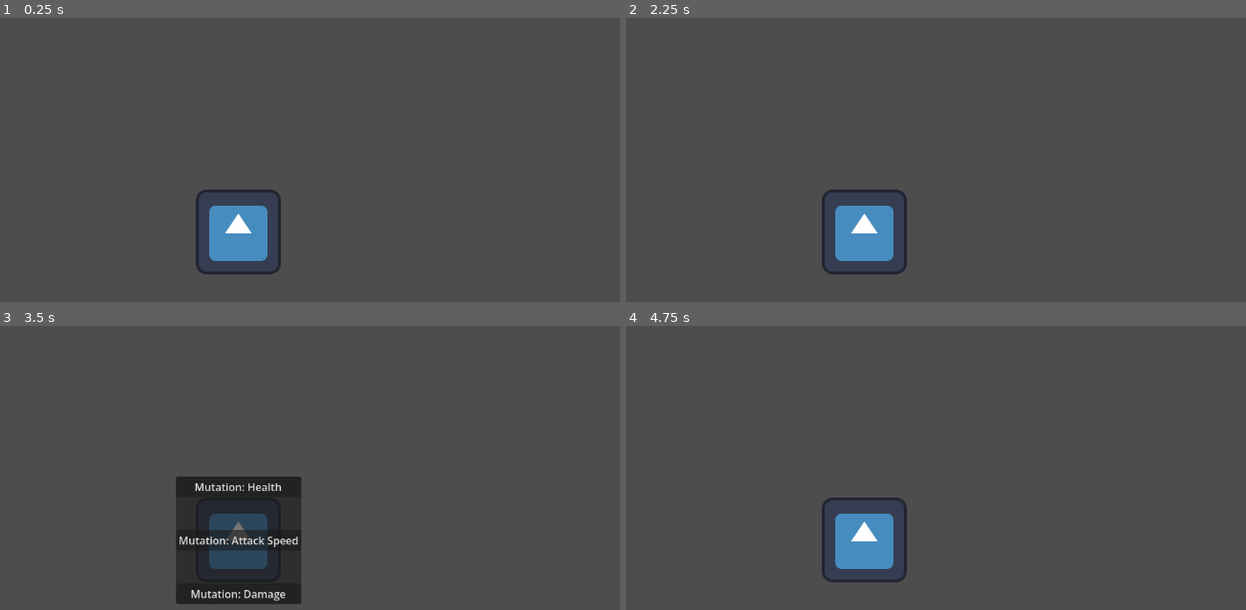
Above: before the commit, frames 1-4 (two rows, left to right).
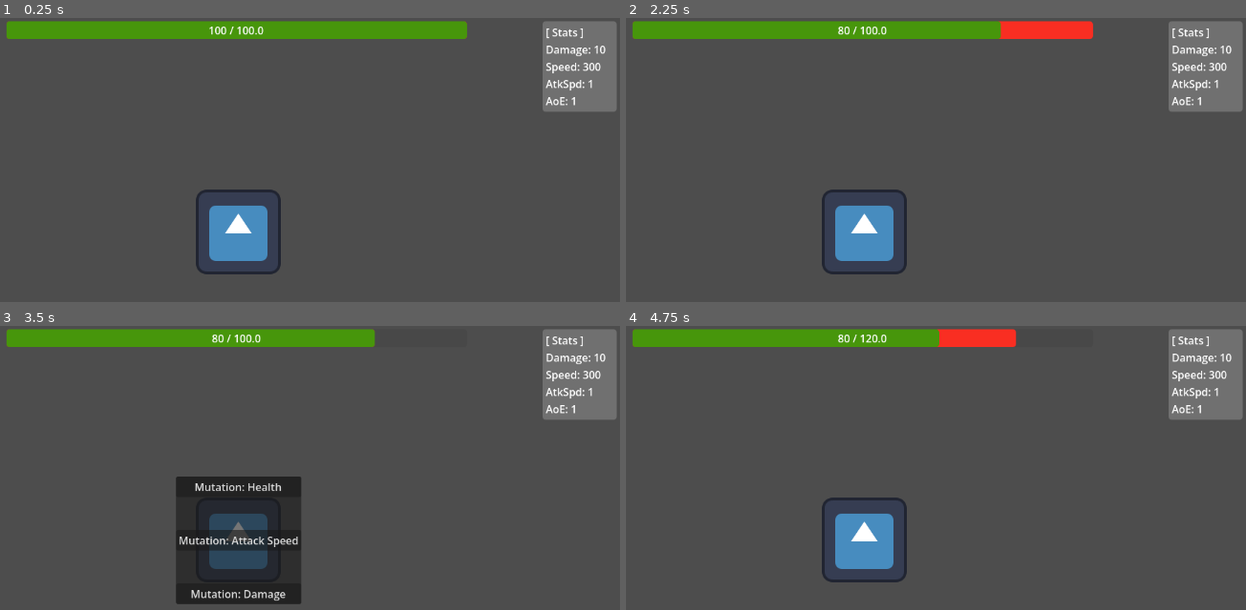
Above: after the commit, the same moments.

Repository: Gorilkral/mini-viruses
Game: Godot game, scene res://Player/Player.tscn
Same seed, same stepped clock (60 frames per second), same inputs: the game is played once before the commit and once after it. The engine's default icon, where the game draws it, is replaced by a stand-in: a white triangle on a blue panel in a dark square.
Inputs:
- Up to frame 1 (0.25 s): no input
- Up to frame 2 (2.25 s): tap Enter (ui_accept) at 0.5, 0.77, 2 s; hold Right (ui_right) 0.53-1.25 s; tap L at 0.6 s; click "Mutation: Pickup Range" at 1.25 s; hold Right (ui_right) from 2.03 s (still down); tap K at 2.1 s
- Up to frame 3 (3.5 s): tap Enter (ui_accept) at 2.27 s; release Right (ui_right) at 2.78 s; hold Left (ui_left) from 2.78 s (still down); tap L at 2.85 s
- Up to frame 4 (4.75 s): release Left (ui_left) at 3.5 s; click "Mutation: Health" at 3.5 s; tap Enter (ui_accept) at 4.25, 4.52 s; hold Right (ui_right) from 4.28 s (still down); tap K at 4.35 s

The runs differ from the first frame. In frame 1, 8.5% of the frame differs, in the area x 1-100%, y 1-33%; in frame 2, 8.5%; in frame 3, 7.5%; in frame 4, 7.7%.

Commit message:
statlar ve can bari

Diff:
--- a/mini-viruses/Player/GameOver/GameOver.tscn
+++ b/mini-viruses/Player/GameOver/GameOver.tscn
@@ -1,12 +1,12 @@
-[gd_scene load_steps=2 format=3 uid="uid://dl7ollha78yd0"]
+[gd_scene format=3 uid="uid://dl7ollha78yd0"]
 
 [ext_resource type="Script" uid="uid://bcpqky1fnqt1s" path="res://Player/GameOver/game_over.gd" id="1_n7swk"]
 
-[node name="GameOver" type="CanvasLayer"]
+[node name="GameOver" type="CanvasLayer" unique_id=1519322698]
 process_mode = 3
 script = ExtResource("1_n7swk")
 
-[node name="PanelContainer" type="PanelContainer" parent="."]
+[node name="PanelContainer" type="PanelContainer" parent="." unique_id=750531587]
 anchors_preset = 8
 anchor_left = 0.5
 anchor_top = 0.5
@@ -21,18 +21,18 @@
 size_flags_horizontal = 4
 size_flags_vertical = 4
 
-[node name="VBoxContainer" type="VBoxContainer" parent="PanelContainer"]
+[node name="VBoxContainer" type="VBoxContainer" parent="PanelContainer" unique_id=973712858]
 layout_mode = 2
 
-[node name="GameOverText" type="Label" parent="PanelContainer/VBoxContainer"]
+[node name="GameOverText" type="Label" parent="PanelContainer/VBoxContainer" unique_id=271299975]
 layout_mode = 2
 text = "Game Over"
 horizontal_alignment = 1
 
-[node name="RetryButton" type="Button" parent="PanelContainer/VBoxContainer"]
+[node name="RetryButton" type="Button" parent="PanelContainer/VBoxContainer" unique_id=1889884553]
 layout_mode = 2
 text = "Retry"
 
-[node name="QuitButton" type="Button" parent="PanelContainer/VBoxContainer"]
+[node name="QuitButton" type="Button" parent="PanelContainer/VBoxContainer" unique_id=882533022]
 layout_mode = 2
 text = "Quit"
--- a/mini-viruses/Player/Player.tscn
+++ b/mini-viruses/Player/Player.tscn
@@ -2,6 +2,7 @@
 
 [ext_resource type="Script" uid="uid://p35gaqdyvtg2" path="res://Player/player.gd" id="1_q3lat"]
 [ext_resource type="Texture2D" uid="uid://b2d1xg8naiide" path="res://icon.svg" id="2_tok1r"]
+[ext_resource type="PackedScene" uid="uid://vdb1gu6ua54d" path="res://Player/stats_ui.tscn" id="3_tok1r"]
 
 [sub_resource type="RectangleShape2D" id="RectangleShape2D_q3lat"]
 size = Vector2(127, 124)
@@ -28,3 +29,5 @@
 
 [node name="AttackTimer" type="Timer" parent="." unique_id=1804281683]
 autostart = true
+
+[node name="StatsUI" parent="." unique_id=1209921199 instance=ExtResource("3_tok1r")]
--- /dev/null
+++ b/mini-viruses/Player/stats.gd
@@ -0,0 +1,61 @@
+extends CanvasLayer
+
+@onready var stats_label = %StatsLabel
+@onready var health_bar = %HealthBar
+@onready var health_text = %HealthText
+@onready var damage_bar = %DamageBar
+
+var player: Node2D
+var previous_health: float = 100
+var damage_tween: Tween
+
+func _ready():
+	player = get_tree().get_first_node_in_group("player")
+
+	# Oyun başladığında barları eşitliyoruz ki başta saçma durmasın
+	if player:
+		previous_health = player.current_health
+		health_bar.value = player.current_health
+		damage_bar.value = player.current_health
+
+func _process(delta: float) -> void:
+	if player:
+		var current = player.current_health
+
+		# Her iki barın da maksimum canını güncelliyoruz (Level atlayınca senkronize kalsınlar)
+		health_bar.max_value = player.max_health
+		damage_bar.max_value = player.max_health
+
+		# Ana can barı animasyonsuz, her zaman güncel canı gösterir
+		health_bar.value = current
+
+		# EĞER HASAR YEDİYSEK (Canımız bir önceki kareden daha düşükse)
+		if current < previous_health:
+
+			# Eğer halihazırda çalışan bir animasyon varsa onu iptal et (titremeyi önler)
+			if damage_tween:
+				damage_tween.kill()
+
+			# Arkadaki kırmızı bar için yeni bir animasyon başlat
+			damage_tween = get_tree().create_tween()
+			damage_tween.tween_interval(0.4) # 0.4 saniye bekle (Kırmızı alan havada kalır)
+			# Ardından 0.3 saniye içinde kırmızı barı güncel cana doğru kaydır
+			damage_tween.tween_property(damage_bar, "value", current, 0.3).set_trans(Tween.TRANS_SINE)
+
+		# EĞER CANIMIZ ARTTIYSA (İyileşme veya Max Can yükselmesi)
+		elif current > previous_health:
+			damage_bar.value = current # İyileşirken arkadaki bar animasyonsuz anında dolsun
+
+		# Bir sonraki karede karşılaştırmak için güncel canı hafızaya al
+		previous_health = current
+
+		# --- YAZI GÜNCELLEMELERİ ---
+		health_text.text = str(int(round(player.current_health))) + " / " + str(round(player.max_health))
+
+		var text_to_show = "[ Stats ]\n"
+		text_to_show += "Damage: " + str(int(round(player.attack_damage))) + "\n"
+		text_to_show += "Speed: " + str(int(round(player.speed))) + "\n"
+		text_to_show += "AtkSpd: " + str(int(round(player.attack_speed))) + "\n"
+		text_to_show += "AoE: " + str(int(round(player.area_of_effect)))
+
+		stats_label.text = text_to_show
--- /dev/null
+++ b/mini-viruses/Player/stats_ui.tscn
@@ -0,0 +1,104 @@
+[gd_scene format=3 uid="uid://vdb1gu6ua54d"]
+
+[ext_resource type="Script" uid="uid://go7q5x0phs35" path="res://Player/stats.gd" id="1_m7hk8"]
+
+[sub_resource type="StyleBoxFlat" id="StyleBoxFlat_m7hk8"]
+content_margin_left = 5.0
+content_margin_top = 5.0
+content_margin_right = 5.0
+content_margin_bottom = 5.0
+bg_color = Color(0.6, 0.6, 0.6, 0.47058824)
+corner_radius_top_left = 5
+corner_radius_top_right = 5
+corner_radius_bottom_right = 5
+corner_radius_bottom_left = 5
+
+[sub_resource type="StyleBoxFlat" id="StyleBoxFlat_6fkje"]
+bg_color = Color(0.28235295, 0.28235295, 0.28235295, 1)
+corner_radius_top_left = 5
+corner_radius_top_right = 5
+corner_radius_bottom_right = 5
+corner_radius_bottom_left = 5
+
+[sub_resource type="StyleBoxFlat" id="StyleBoxFlat_so4h8"]
+bg_color = Color(0.9764706, 0.18039216, 0.13333334, 1)
+corner_radius_top_left = 5
+corner_radius_top_right = 5
+corner_radius_bottom_right = 5
+corner_radius_bottom_left = 5
+
+[sub_resource type="StyleBoxFlat" id="StyleBoxFlat_kogxo"]
+bg_color = Color(0.13333334, 0.13333334, 0.13333334, 0)
+corner_radius_top_left = 5
+corner_radius_top_right = 5
+corner_radius_bottom_right = 5
+corner_radius_bottom_left = 5
+
+[sub_resource type="StyleBoxFlat" id="StyleBoxFlat_t1y8b"]
+bg_color = Color(0.278583, 0.5880956, 0.04498081, 1)
+corner_radius_top_left = 5
+corner_radius_top_right = 5
+corner_radius_bottom_right = 5
+corner_radius_bottom_left = 5
+
+[node name="StatsUI" type="CanvasLayer" unique_id=1209921199]
+script = ExtResource("1_m7hk8")
+
+[node name="MarginContainer" type="MarginContainer" parent="." unique_id=354894153]
+anchors_preset = 1
+anchor_left = 1.0
+anchor_right = 1.0
+offset_left = -117.0
+offset_bottom = 65.0
+grow_horizontal = 0
+theme_override_constants/margin_top = 5
+theme_override_constants/margin_right = 5
+
+[node name="PanelContainer" type="PanelContainer" parent="MarginContainer" unique_id=657348826]
+layout_mode = 2
+theme_override_styles/panel = SubResource("StyleBoxFlat_m7hk8")
+
+[node name="VBoxContainer" type="VBoxContainer" parent="MarginContainer/PanelContainer" unique_id=1197454074]
+layout_mode = 2
+
+[node name="StatsLabel" type="Label" parent="MarginContainer/PanelContainer/VBoxContainer" unique_id=647939476]
+unique_name_in_owner = true
+layout_mode = 2
+
+[node name="MarginContainer2" type="MarginContainer" parent="." unique_id=732817390]
+anchors_preset = -1
+anchor_left = 0.5
+anchor_right = 0.5
+offset_left = -350.0
+offset_right = 350.0
+offset_bottom = 32.0
+grow_horizontal = 2
+theme_override_constants/margin_top = 5
+theme_override_constants/margin_right = 5
+
+[node name="DamageBar" type="ProgressBar" parent="MarginContainer2" unique_id=743860426]
+unique_name_in_owner = true
+layout_mode = 2
+size_flags_vertical = 1
+theme_override_styles/background = SubResource("StyleBoxFlat_6fkje")
+theme_override_styles/fill = SubResource("StyleBoxFlat_so4h8")
+show_percentage = false
+
+[node name="HealthBar" type="ProgressBar" parent="MarginContainer2" unique_id=1191152763]
+unique_name_in_owner = true
+layout_mode = 2
+size_flags_vertical = 1
+theme_override_styles/background = SubResource("StyleBoxFlat_kogxo")
+theme_override_styles/fill = SubResource("StyleBoxFlat_t1y8b")
+show_percentage = false
+
+[node name="HealthText" type="Label" parent="MarginContainer2/HealthBar" unique_id=251235857]
+unique_name_in_owner = true
+layout_mode = 1
+anchors_preset = 15
+anchor_right = 1.0
+anchor_bottom = 1.0
+grow_horizontal = 2
+grow_vertical = 2
+horizontal_alignment = 1
+vertical_alignment = 1
Not shown, added: mini-viruses/Player/stats.gd.uid
